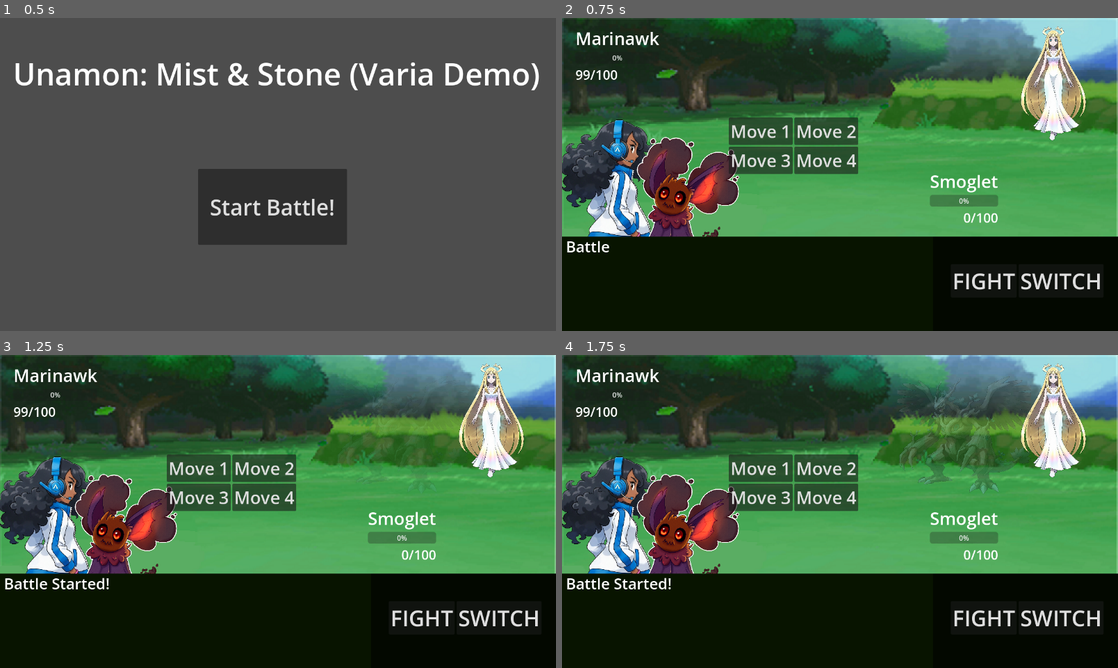
Above: before the commit, frames 1-4 (two rows, left to right).
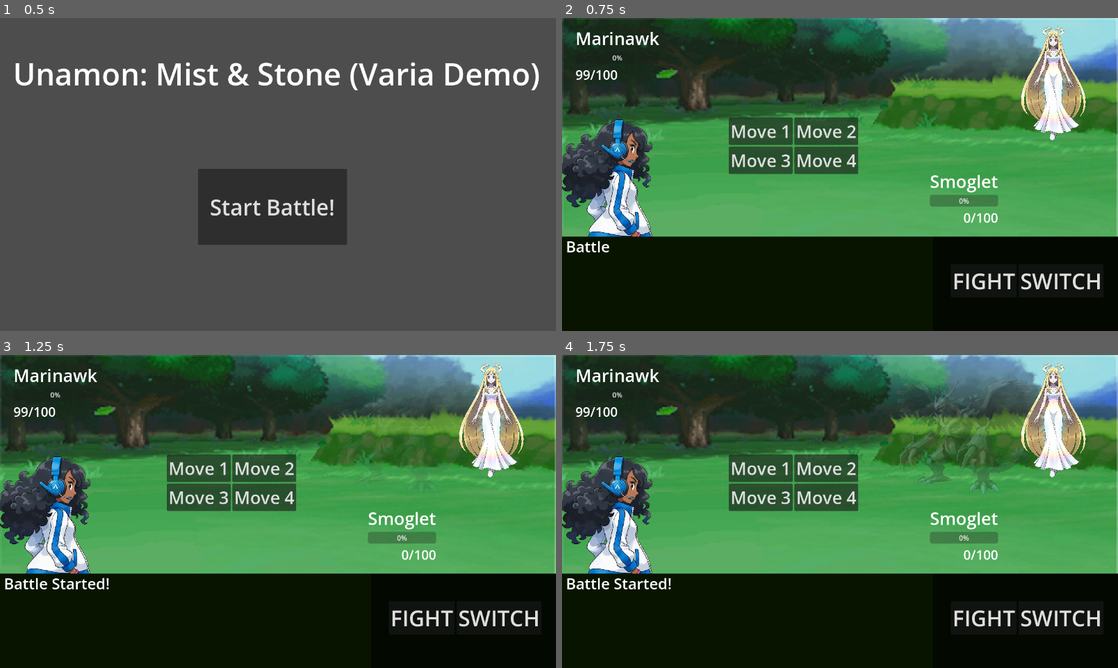
Above: after the commit, the same moments.

Repository: Jasmine502/Unamon---Mist---Stone
Game: Godot game, scene res://scenes/MainScreen.tscn
Same seed, same stepped clock (60 frames per second), same inputs: the game is played once before the commit and once after it. Sound files missing from this copy of the repository are replaced by a short silence.
Inputs:
- Up to frame 1 (0.5 s): no input
- Up to frame 2 (0.75 s): click "Start Battle!" at 0.5 s
- Up to frame 3 (1.25 s): no input
- Up to frame 4 (1.75 s): click "FIGHT" at 1.25 s

Frame 1 is identical in both runs. In frame 2, 3.9% of the frame differs, in the area x 13-32%, y 38-70%; in frame 3, 3.9%; in frame 4, 3.9%.

Commit message:
Basic fixes

Diff:
--- a/scenes/BattleScene.tscn
+++ b/scenes/BattleScene.tscn
@@ -331,12 +331,14 @@
 texture = ExtResource("3_sgm0l")
 
 [node name="PlayerUnamonSprite" type="Sprite2D" parent="."]
+visible = false
 texture_filter = 1
 position = Vector2(284, 417)
 scale = Vector2(0.3, 0.3)
 texture = ExtResource("1_gkmpl")
 
 [node name="OpponentUnamonSprite" type="Sprite2D" parent="."]
+visible = false
 position = Vector2(926, 185)
 scale = Vector2(0.3, 0.3)
 texture = ExtResource("2_3mvhd")
--- a/scripts/BattleScene.gd
+++ b/scripts/BattleScene.gd
@@ -122,13 +122,13 @@
 	start_new_battle()
 
 # --- Sound Management ---
-func play_unamon_cry(unamon_name: String):
+func play_unamon_cry(unamon_name: String) -> Signal:
 	if _unamon_cry_sounds_map.has(unamon_name):
 		sound_cry.stream = _unamon_cry_sounds_map[unamon_name]
 		sound_battle_music.volume_db = CRY_DUCK_VOLUME
 		sound_cry.play()
-		await sound_cry.finished
-		sound_battle_music.volume_db = NORMAL_MUSIC_VOLUME
+		return sound_cry.finished
+	return get_tree().create_timer(0.0).timeout
 
 # --- Battle Entry Animation ---
 func play_battle_entry_animation(is_player: bool):
@@ -150,6 +150,9 @@
 	sprite_node.modulate = Color(0.5, 0.8, 1.0, 0.0)
 	sprite_node.visible = true
 
+	# Start both the cry and animation simultaneously
+	var cry_task = play_unamon_cry(unamon.name)
+
 	# Create a parallel tween for color and opacity
 	var tween = create_tween().set_parallel(true)
 
@@ -159,10 +162,9 @@
 	# Shift from holographic blue to normal color over 3 seconds
 	tween.tween_property(sprite_node, "modulate", Color(1.0, 1.0, 1.0, 1.0), 3.0).set_trans(Tween.TRANS_SINE).set_ease(Tween.EASE_IN_OUT)
 
+	# Wait for both the animation and cry to finish
 	await tween.finished
-
-	# Play cry sound after materialization
-	await play_unamon_cry(unamon.name)
+	await cry_task
 
 # --- Battle State Management ---
 func start_new_battle():
@@ -728,6 +730,9 @@
 	sprite.modulate = Color(0.5, 0.8, 1.0, 0.0)  # Start with holographic blue at 0 opacity
 	sprite.visible = true      # Make visible
 
+	# Start both the cry and animation simultaneously
+	var cry_task = play_unamon_cry(active_unamon_for_sprite.name)
+
 	# Create a parallel tween for color and opacity
 	var tween = create_tween().set_parallel(true)
 
@@ -737,7 +742,9 @@
 	# Shift from holographic blue to normal color over 3 seconds
 	tween.tween_property(sprite, "modulate", Color(1.0, 1.0, 1.0, 1.0), 3.0).set_trans(Tween.TRANS_SINE).set_ease(Tween.EASE_IN_OUT)
 
+	# Wait for both the animation and cry to finish
 	await tween.finished
+	await cry_task
 
 
 func game_over(player_wins: bool):
